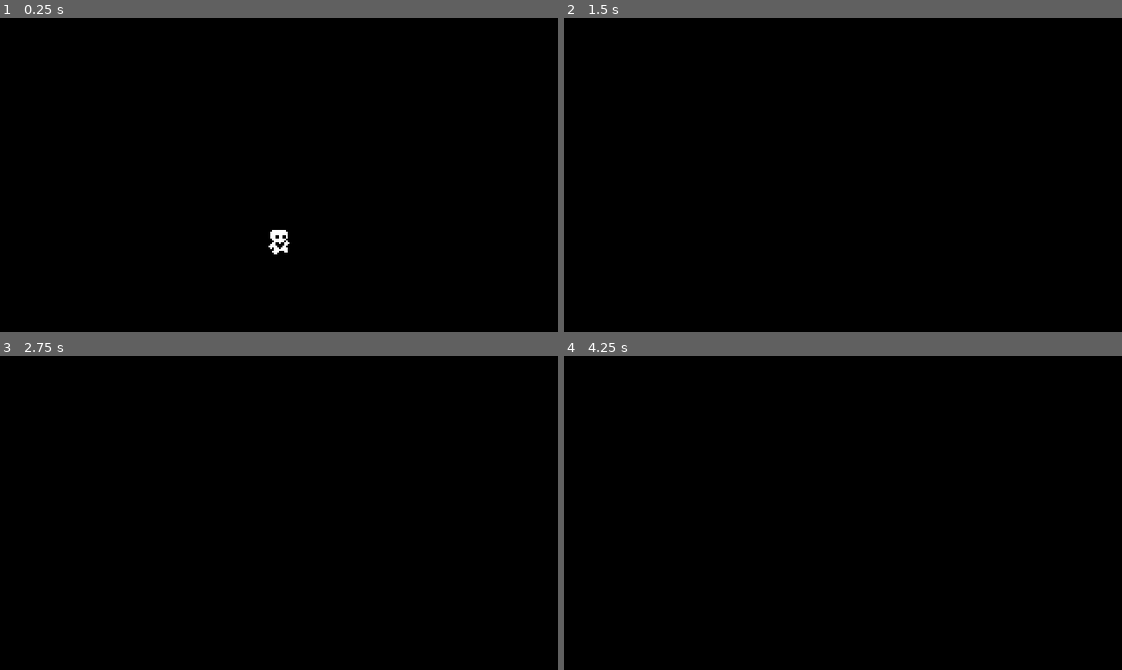
Above: before the commit, frames 1-4 (two rows, left to right).
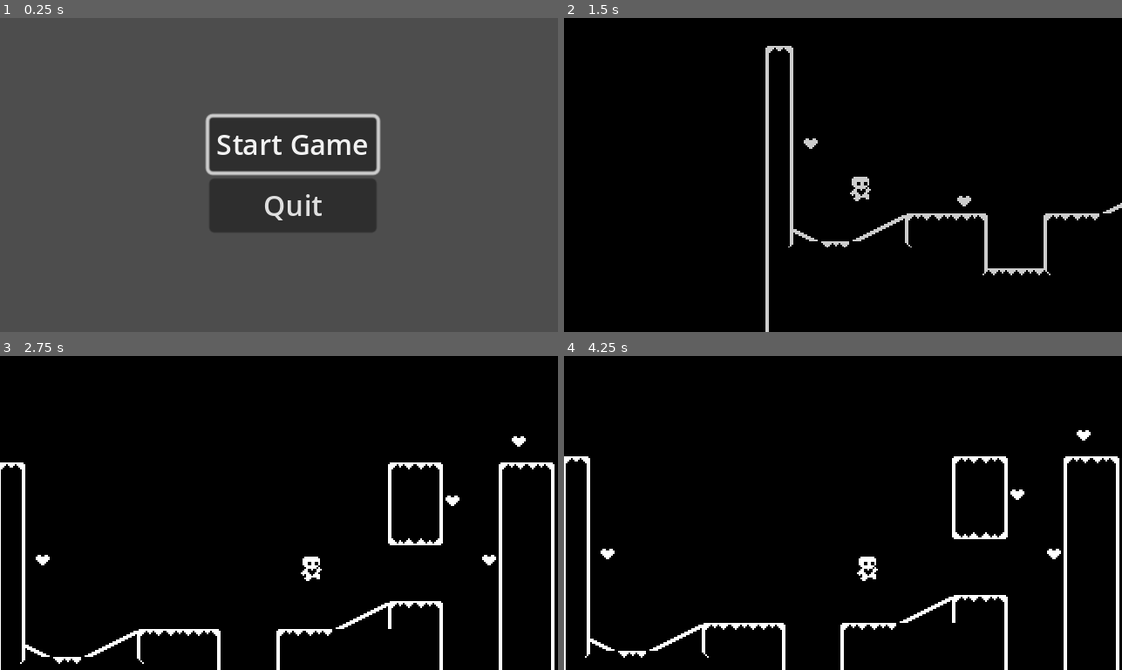
Above: after the commit, the same moments.

Repository: Travisbui/Heart-Platformer
Game: Godot game, scene res://start_menu.tscn
Same seed, same stepped clock (60 frames per second), same inputs: the game is played once before the commit and once after it. Before the commit the project starts from res://Scenes/world.tscn.
Inputs (mouse positions are in pixels of both pictures, inside the frame that each line leads up to):
- Up to frame 1 (0.25 s): no input
- Up to frame 2 (1.5 s): click (854, 143) at 0.5 s, where only the run after the commit has a clickable "Start Game"; hold Right (ui_right) from 1.28 s (still down); tap Up (ui_up) at 1.35 s
- Up to frame 3 (2.75 s): keep holding Right (ui_right); tap Up (ui_up) at 1.52, 1.82, 2.1, 2.27, 2.57 s
- Up to frame 4 (4.25 s): release Right (ui_right) at 2.78 s; hold Left (ui_left) 2.78-3.53 s; tap Up (ui_up) at 2.85, 3.6, 3.77, 4.07 s; hold Right (ui_right) from 3.53 s (still down)

The runs differ from the first frame. In frame 1, 100% of the frame differs, in the area x 0-100%, y 0-100%; in frame 2, 2.3%; in frame 3, 3.6%; in frame 4, 3.8%.

Commit message:
P10 Finished

Diff:
--- a/Scenes/level_transition.tscn
+++ b/Scenes/level_transition.tscn
@@ -72,4 +72,5 @@
 anchor_bottom = 1.0
 grow_horizontal = 2
 grow_vertical = 2
+mouse_filter = 2
 color = Color(0, 0, 0, 0)
--- a/project.godot
+++ b/project.godot
@@ -11,7 +11,7 @@
 [application]
 
 config/name="Heart Platformer"
-run/main_scene="res://Scenes/world.tscn"
+run/main_scene="res://start_menu.tscn"
 config/features=PackedStringArray("4.1", "GL Compatibility")
 config/icon="res://Assets/icon.svg"
 
@@ -30,6 +30,47 @@
 
 [input]
 
+ui_accept={
+"deadzone": 0.5,
+"events": [Object(InputEventKey,"resource_local_to_scene":false,"resource_name":"","device":0,"window_id":0,"alt_pressed":false,"shift_pressed":false,"ctrl_pressed":false,"meta_pressed":false,"pressed":false,"keycode":4194309,"physical_keycode":0,"key_label":0,"unicode":0,"echo":false,"script":null)
+, Object(InputEventKey,"resource_local_to_scene":false,"resource_name":"","device":0,"window_id":0,"alt_pressed":false,"shift_pressed":false,"ctrl_pressed":false,"meta_pressed":false,"pressed":false,"keycode":4194310,"physical_keycode":0,"key_label":0,"unicode":0,"echo":false,"script":null)
+, Object(InputEventKey,"resource_local_to_scene":false,"resource_name":"","device":0,"window_id":0,"alt_pressed":false,"shift_pressed":false,"ctrl_pressed":false,"meta_pressed":false,"pressed":false,"keycode":32,"physical_keycode":0,"key_label":0,"unicode":32,"echo":false,"script":null)
+, Object(InputEventKey,"resource_local_to_scene":false,"resource_name":"","device":-1,"window_id":0,"alt_pressed":false,"shift_pressed":false,"ctrl_pressed":false,"meta_pressed":false,"pressed":false,"keycode":0,"physical_keycode":74,"key_label":0,"unicode":106,"echo":false,"script":null)
+]
+}
+ui_left={
+"deadzone": 0.5,
+"events": [Object(InputEventKey,"resource_local_to_scene":false,"resource_name":"","device":0,"window_id":0,"alt_pressed":false,"shift_pressed":false,"ctrl_pressed":false,"meta_pressed":false,"pressed":false,"keycode":4194319,"physical_keycode":0,"key_label":0,"unicode":0,"echo":false,"script":null)
+, Object(InputEventJoypadButton,"resource_local_to_scene":false,"resource_name":"","device":0,"button_index":13,"pressure":0.0,"pressed":false,"script":null)
+, Object(InputEventJoypadMotion,"resource_local_to_scene":false,"resource_name":"","device":0,"axis":0,"axis_value":-1.0,"script":null)
+, Object(InputEventKey,"resource_local_to_scene":false,"resource_name":"","device":-1,"window_id":0,"alt_pressed":false,"shift_pressed":false,"ctrl_pressed":false,"meta_pressed":false,"pressed":false,"keycode":0,"physical_keycode":65,"key_label":0,"unicode":97,"echo":false,"script":null)
+]
+}
+ui_right={
+"deadzone": 0.5,
+"events": [Object(InputEventKey,"resource_local_to_scene":false,"resource_name":"","device":0,"window_id":0,"alt_pressed":false,"shift_pressed":false,"ctrl_pressed":false,"meta_pressed":false,"pressed":false,"keycode":4194321,"physical_keycode":0,"key_label":0,"unicode":0,"echo":false,"script":null)
+, Object(InputEventJoypadButton,"resource_local_to_scene":false,"resource_name":"","device":0,"button_index":14,"pressure":0.0,"pressed":false,"script":null)
+, Object(InputEventJoypadMotion,"resource_local_to_scene":false,"resource_name":"","device":0,"axis":0,"axis_value":1.0,"script":null)
+, Object(InputEventKey,"resource_local_to_scene":false,"resource_name":"","device":-1,"window_id":0,"alt_pressed":false,"shift_pressed":false,"ctrl_pressed":false,"meta_pressed":false,"pressed":false,"keycode":0,"physical_keycode":68,"key_label":0,"unicode":100,"echo":false,"script":null)
+]
+}
+ui_up={
+"deadzone": 0.5,
+"events": [Object(InputEventKey,"resource_local_to_scene":false,"resource_name":"","device":0,"window_id":0,"alt_pressed":false,"shift_pressed":false,"ctrl_pressed":false,"meta_pressed":false,"pressed":false,"keycode":4194320,"physical_keycode":0,"key_label":0,"unicode":0,"echo":false,"script":null)
+, Object(InputEventJoypadButton,"resource_local_to_scene":false,"resource_name":"","device":0,"button_index":11,"pressure":0.0,"pressed":false,"script":null)
+, Object(InputEventJoypadMotion,"resource_local_to_scene":false,"resource_name":"","device":0,"axis":1,"axis_value":-1.0,"script":null)
+, Object(InputEventKey,"resource_local_to_scene":false,"resource_name":"","device":-1,"window_id":0,"alt_pressed":false,"shift_pressed":false,"ctrl_pressed":false,"meta_pressed":false,"pressed":false,"keycode":0,"physical_keycode":87,"key_label":0,"unicode":119,"echo":false,"script":null)
+, Object(InputEventKey,"resource_local_to_scene":false,"resource_name":"","device":-1,"window_id":0,"alt_pressed":false,"shift_pressed":false,"ctrl_pressed":false,"meta_pressed":false,"pressed":false,"keycode":0,"physical_keycode":32,"key_label":0,"unicode":32,"echo":false,"script":null)
+]
+}
+ui_down={
+"deadzone": 0.5,
+"events": [Object(InputEventKey,"resource_local_to_scene":false,"resource_name":"","device":0,"window_id":0,"alt_pressed":false,"shift_pressed":false,"ctrl_pressed":false,"meta_pressed":false,"pressed":false,"keycode":4194322,"physical_keycode":0,"key_label":0,"unicode":0,"echo":false,"script":null)
+, Object(InputEventJoypadButton,"resource_local_to_scene":false,"resource_name":"","device":0,"button_index":12,"pressure":0.0,"pressed":false,"script":null)
+, Object(InputEventJoypadMotion,"resource_local_to_scene":false,"resource_name":"","device":0,"axis":1,"axis_value":1.0,"script":null)
+, Object(InputEventKey,"resource_local_to_scene":false,"resource_name":"","device":-1,"window_id":0,"alt_pressed":false,"shift_pressed":false,"ctrl_pressed":false,"meta_pressed":false,"pressed":false,"keycode":0,"physical_keycode":83,"key_label":0,"unicode":115,"echo":false,"script":null)
+]
+}
 left={
 "deadzone": 0.5,
 "events": [Object(InputEventKey,"resource_local_to_scene":false,"resource_name":"","device":-1,"window_id":0,"alt_pressed":false,"shift_pressed":false,"ctrl_pressed":false,"meta_pressed":false,"pressed":false,"keycode":0,"physical_keycode":65,"key_label":0,"unicode":97,"echo":false,"script":null)
--- /dev/null
+++ b/start_menu.gd
@@ -0,0 +1,15 @@
+extends CenterContainer
+
+@onready var start_game_button = %StartGameButton
+
+
+func _ready():
+	start_game_button.grab_focus()
+
+func _on_start_game_button_pressed():
+	await LevelTransition.fade_from_black()
+	get_tree().change_scene_to_file("res://Scenes/level_one.tscn")
+	LevelTransition.fade_from_black()
+
+func _on_quit_button_pressed():
+	get_tree().quit()
--- /dev/null
+++ b/start_menu.tscn
@@ -0,0 +1,28 @@
+[gd_scene load_steps=2 format=3 uid="uid://dmpyd2j8i1mt2"]
+
+[ext_resource type="Script" path="res://start_menu.gd" id="1_gh2p4"]
+
+[node name="StartMenu" type="CenterContainer"]
+anchors_preset = 15
+anchor_right = 1.0
+anchor_bottom = 1.0
+offset_left = 8.0
+offset_right = 8.0
+grow_horizontal = 2
+grow_vertical = 2
+script = ExtResource("1_gh2p4")
+
+[node name="VBoxContainer" type="VBoxContainer" parent="."]
+layout_mode = 2
+
+[node name="StartGameButton" type="Button" parent="VBoxContainer"]
+unique_name_in_owner = true
+layout_mode = 2
+text = "Start Game"
+
+[node name="QuitButton" type="Button" parent="VBoxContainer"]
+layout_mode = 2
+text = "Quit"
+
+[connection signal="pressed" from="VBoxContainer/StartGameButton" to="." method="_on_start_game_button_pressed"]
+[connection signal="pressed" from="VBoxContainer/QuitButton" to="." method="_on_quit_button_pressed"]
